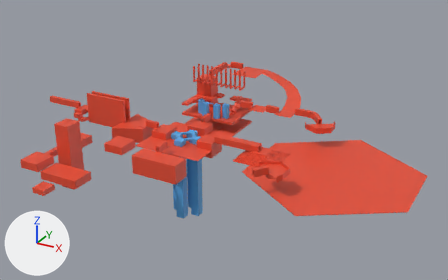
The Blender file etc/level_blend_files/dungeon1_blockout.blend, before and after one commit.
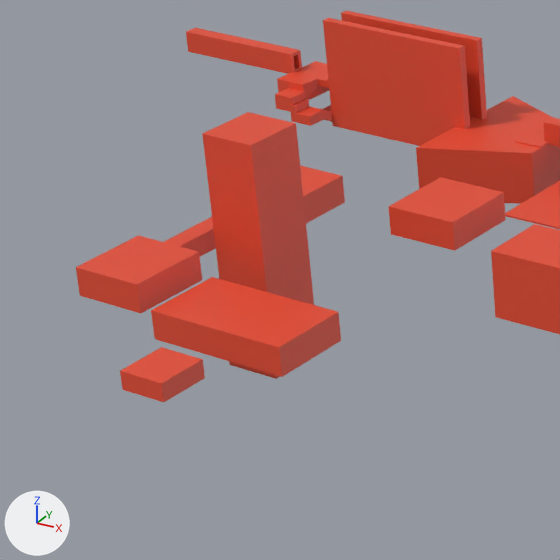
The first picture shows the older version from a 50 mm camera at (113.1, -176.7, 91.8) aimed at (13.8, 3.9, 1.5). The close-ups show both versions on the part from 0% to 34% of the width and 32% to 85% of the height of that picture; other places that the commit changed are outside them. The lights are fixed; the arrows at lower left show +X, +Y and +Z.
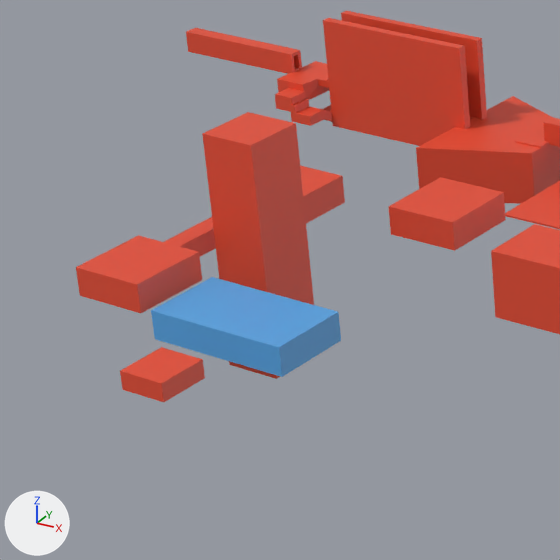
Pixel boxes (x1, y1, x2, y2) of what changed, in the close-ups (560 x 560 px):
```json
{"part": 1, "of": "me_cube_012", "change": "added", "after": [151, 277, 341, 377], "on screen": "blue"}
{"part": 2, "of": "me_cube_017", "change": "deleted", "before": [151, 277, 341, 377]}
```

Edits to the scene script, one JSON object a line:
```json
{"block": "me_cube_012", "where": "me_cube_012.from_pydata(...)  # 132 vertices, 100 faces; spans x -41.3..6.4, y -6.2..21.7, z -29.4..8.2"}
{"block": "me_cube_012", "where": "# used by ob_cube_010; location = (0.0, 0.0, 0.0)"}
{"block": "me_cube_012", "change": "me_cube_012 part 1: a new loose piece, a box spanning x -27.9..-13.2, y -45.4..-37.6, z -2.5..0.4, in mat_icy (blue #56a7e7)"}
{"block": "me_cube_017", "where": "me_cube_017.from_pydata(...)  # 1314 vertices, 1172 faces, 1 loose edge; spans x -64.5..84.2, y -54.3..51.6, z -10.6..20.0"}
{"block": "me_cube_017", "where": "# used by ob_cube_015; location = (0.0, 0.0, 0.0)"}
{"block": "me_cube_017", "change": "me_cube_017 part 2: the loose piece of 8 vertices spanning x -27.9..-13.2, y -45.4..-37.6, z -2.5..0.4 is deleted"}
```
